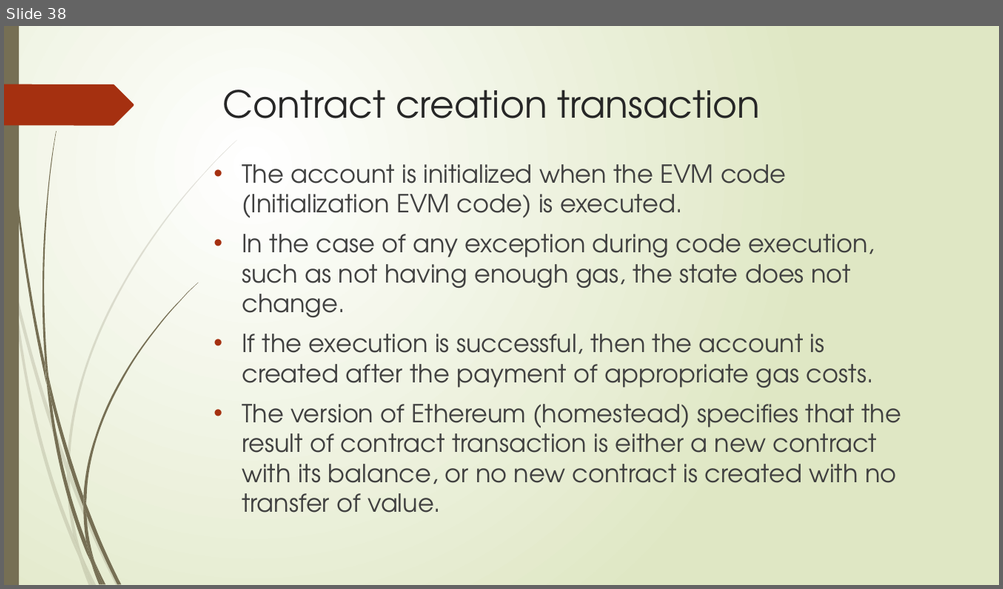
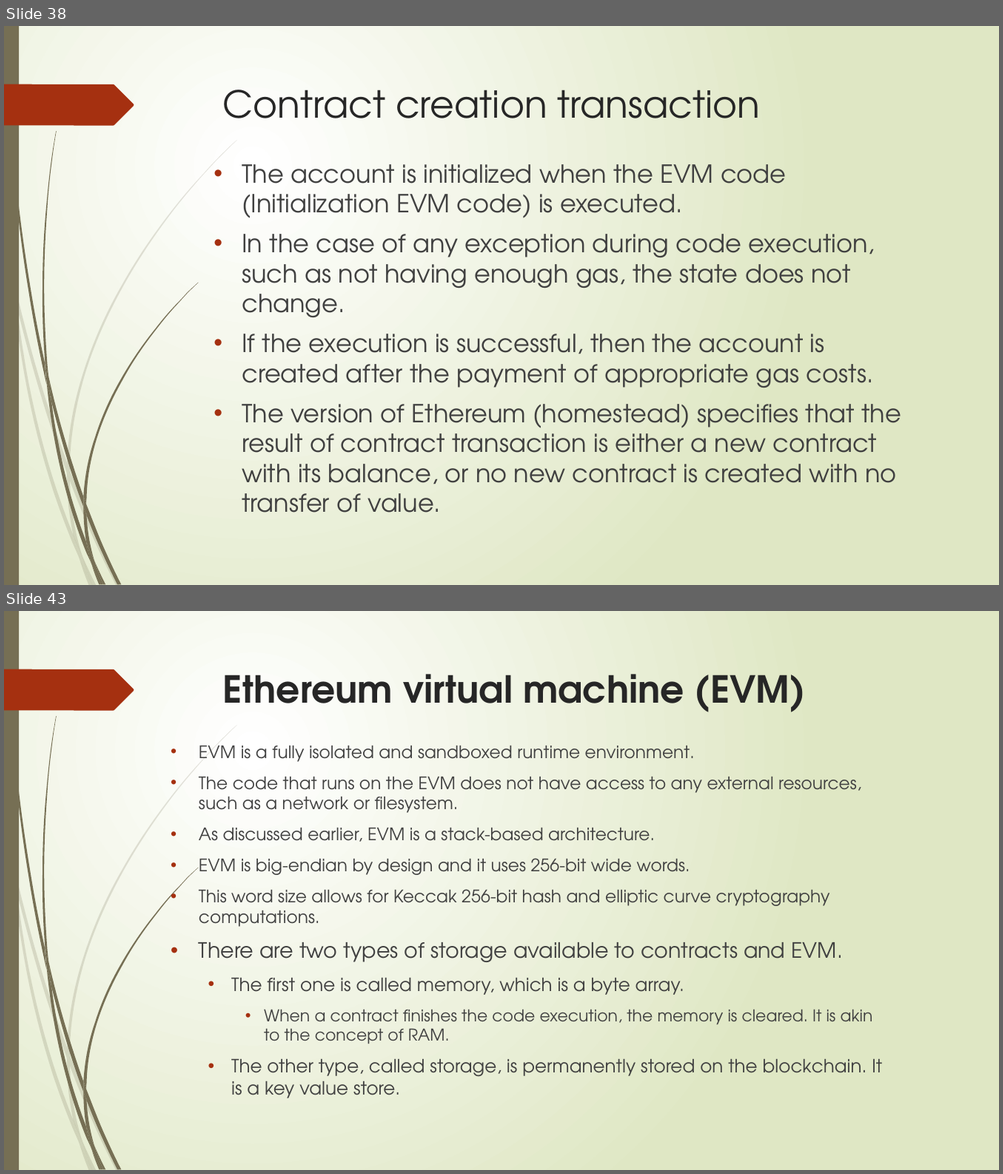
Before and after one commit to sarangparikh22/nmit-blockchain, a slide deck: Distributed Systems 101/Ethereum 101.pptx. Shown one above the other, each under a label of ours: slide 38 before the commit, slides 38 and 43 after it; the slides between them are not shown. The pictures are 1003x589 and 1003x1174 pixels, drawn with LibreOffice and Linux fonts; fonts in the diff are those of the drawing. Boxes give left, top, right and bottom in pixels: in the first picture for what was removed or moved away, otherwise in the second. Text is boxed around its words. In the diff, an @@ line names an element or a change of style, - is before the commit and + after.

```diff
--- a/Distributed Systems 101/Ethereum 101.pptx
+++ b/Distributed Systems 101/Ethereum 101.pptx
@@ slide 43 added at [4,611,999,1170], background gradient #FFFFFF to #DFE8C4; not listed: 24 template elements that a slide beside it also shows @@
@@ title added at [223,674,805,712], 36 pt, text #262626, bold @@
+Ethereum virtual machine (EVM)
@@ text added at [199,746,882,1096], 16.6 pt, text #404040 @@
+• EVM is a fully isolated and sandboxed runtime environment.
+• The code that runs on the EVM does not have access to any external resources, such as a network or filesystem.
+• As discussed earlier, EVM is a stack-based architecture.
+• EVM is big-endian by design and it uses 256-bit wide words.
+• This word size allows for Keccak 256-bit hash and elliptic curve cryptography computations.
+• There are two types of storage available to contracts and EVM.
+  • The first one is called memory, which is a byte array.
+    • When a contract finishes the code execution, the memory is cleared. It is akin to the concept of RAM.
+  • The other type, called storage, is permanently stored on the blockchain. It is a key value store.
```
Also in this commit, not shown: 4 slides changed, 90 other slides added, 1 other file.
